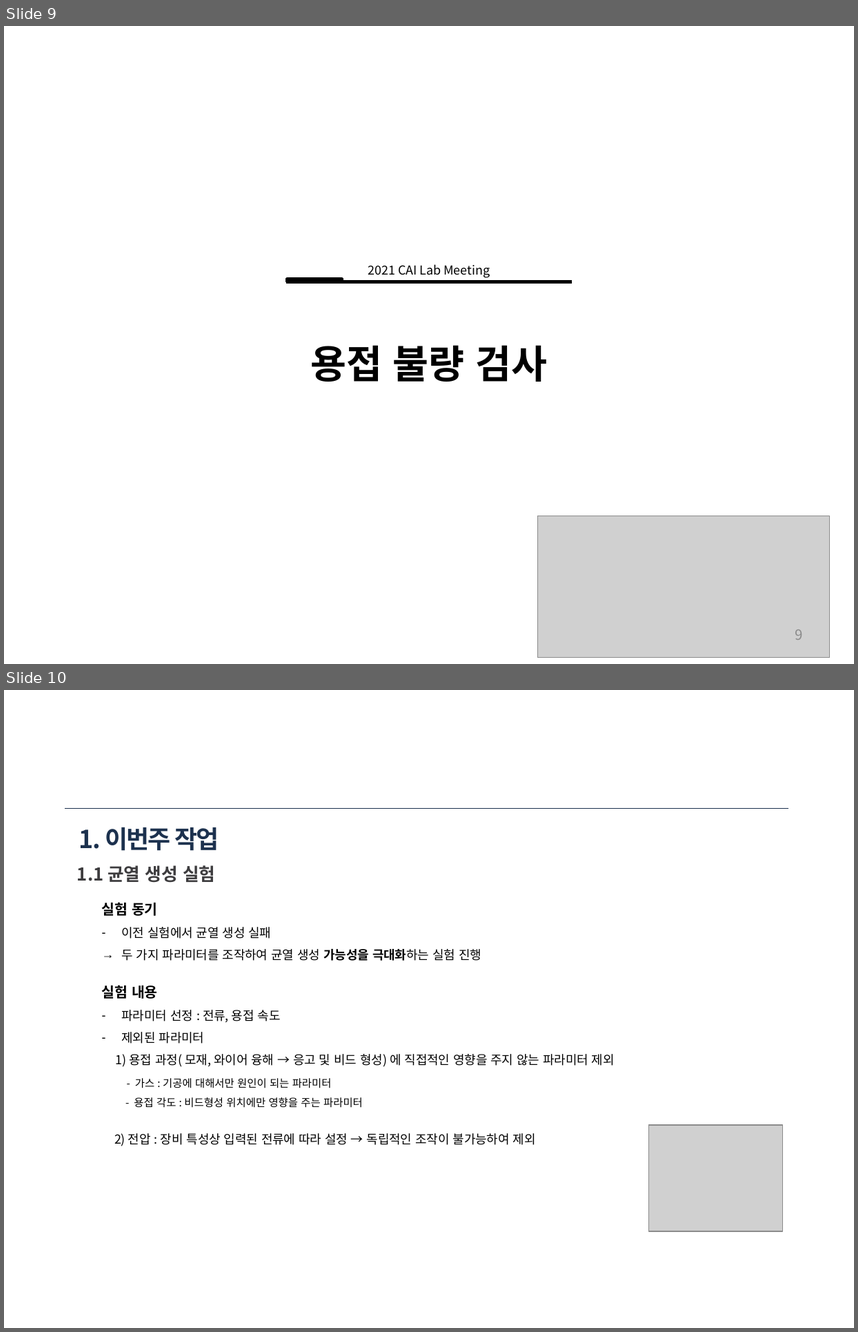
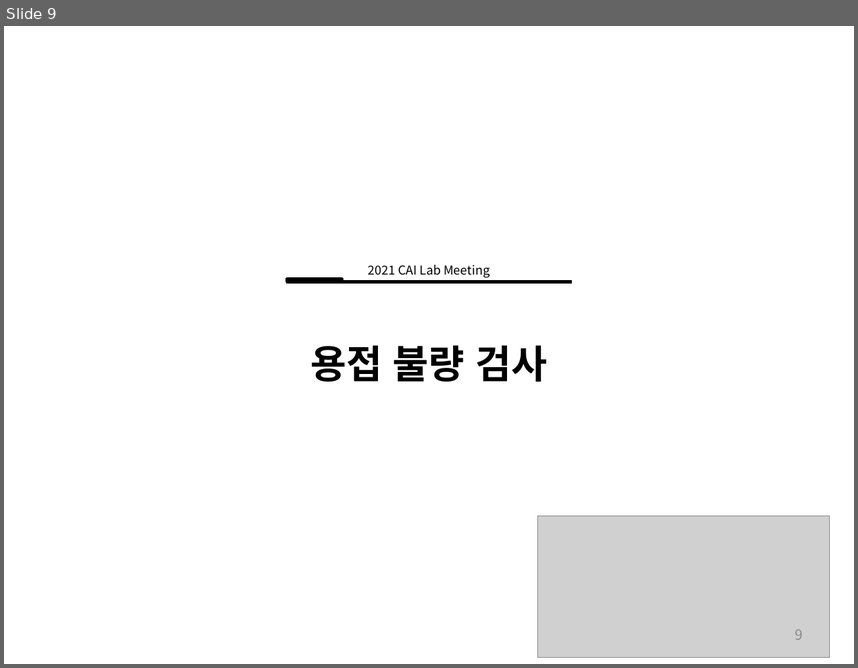
Before and after one commit to ssh6189/2021.11.06, a slide deck: 2021년 11월 6일 용접자동화로봇.pptx. Shown one above the other, each under a label of ours: slides 9 and 10 before the commit, slide 9 after it. The pictures are 858x1332 and 858x668 pixels, drawn with LibreOffice and Linux fonts; fonts in the diff are those of the drawing; grey boxes stand for pictures. Boxes give left, top, right and bottom in pixels: in the first picture for what was removed or moved away, otherwise in the second. Text is boxed around its words. In the diff, an @@ line names an element or a change of style, - is before the commit and + after.

```diff
--- a/2021년 11월 6일 용접자동화로봇.pptx
+++ b/2021년 11월 6일 용접자동화로봇.pptx
@@ slide 10 removed at [4, 690, 854, 1328], background #FFFFFF @@
@@ line removed from (65, 808) to (789, 808) @@
@@ title removed at [79, 827, 219, 851] @@
-1. 이번주 작업
@@ text removed at [77, 865, 215, 883] @@
-1.1 균열 생성 실험
@@ text removed at [102, 902, 615, 1146] @@
-실험 동기
-– 이전 실험에서 균열 생성 실패
-→ 두 가지 파라미터를 조작하여 균열 생성 가능성을 극대화하는 실험 진행
-실험 내용
-– 파라미터 선정 : 전류, 용접 속도
-– 제외된 파라미터
-1) 용접 과정( 모재, 와이어 융해 → 응고 및 비드 형성) 에 직접적인 영향을 주지 않는 파라미터 제외
-- 가스 : 기공에 대해서만 원인이 되는 파라미터
-- 용접 각도 : 비드형성 위치에만 영향을 주는 파라미터
-2) 전압 : 장비 특성상 입력된 전류에 따라 설정 → 독립적인 조작이 불가능하여 제외
@@ picture removed at [648, 1125, 783, 1231] @@
```
Also in this commit, not shown: 3 slides changed, 1 slide added, 7 other slides removed.
